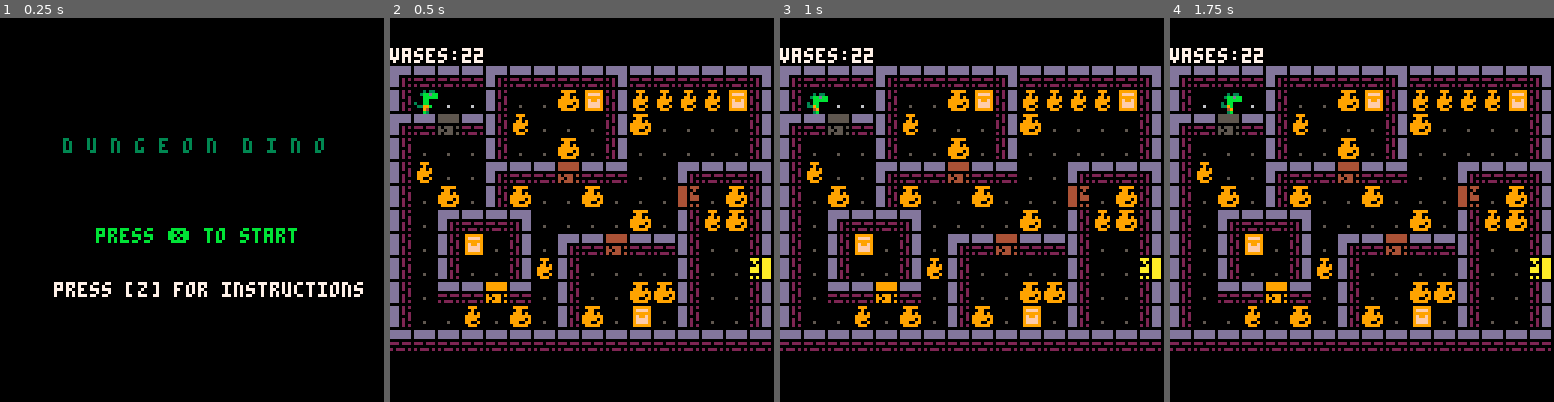
Above: before the commit, frames 1-4 (left to right).
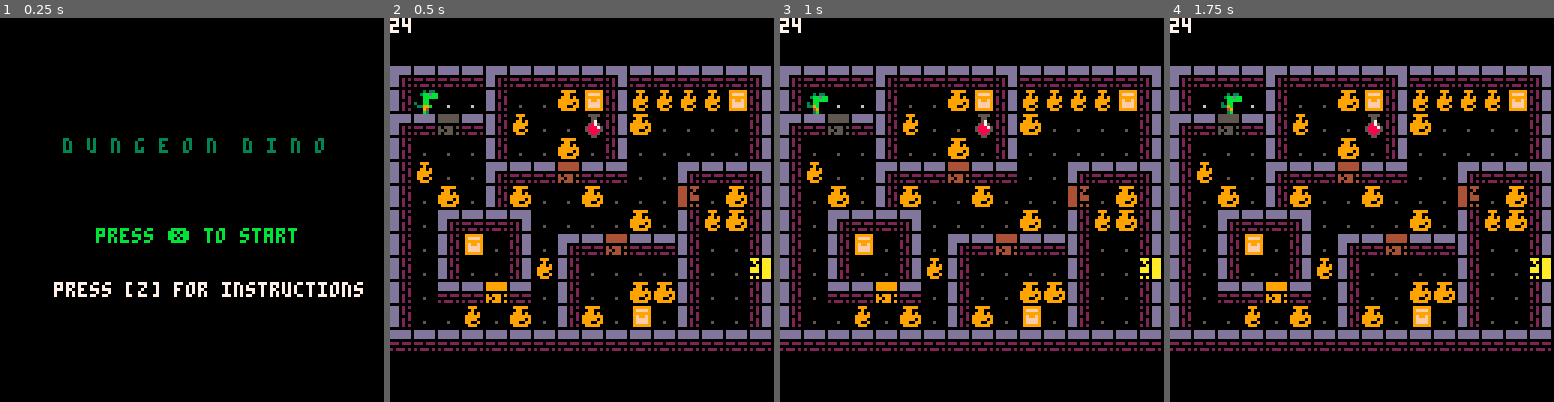
Above: after the commit, the same moments.

Repository: robotspacefish/dungeon_dino
Game: PICO-8 cartridge dungeon_dino.p8
Two runs of this game, one before a commit and one after it. Both use one fixed random seed, a clock stepped at 60 frames per second and the inputs below.
Inputs:
- Up to frame 1 (0.25 s): no input
- Up to frame 2 (0.5 s): tap X (X key) at 0.33 s
- Up to frame 3 (1 s): tap O (Z key) at 0.7 s
- Up to frame 4 (1.75 s): tap X (X key) at 1.07 s; hold Right from 1.6 s (still down); tap O (Z key) at 1.7 s

Frame 1 is identical in both runs. In frame 2, 0.8% of the frame differs, in the area x 0-56%, y 0-32%; in frame 3, 0.8%; in frame 4, 0.8%.

Commit message:
heal potion placed randomly and player can interact with it

Diff:
--- a/dungeon_dino.p8
+++ b/dungeon_dino.p8
@@ -123,19 +123,21 @@
 
 function handle_item_collision(obj)
 				if obj.name=="vase" then
-					--todo
-				del(game_objects, obj)
+					--todo vase smash sfx for different size vases
 				current_room.vases_left-=1
-				mset(obj.x,obj.y,sm_vase_spr[4])
+				mset(obj.x,obj.y,sm_vase_spr[4]) --todo lg & sm
 			end
 
 			if obj.name=="heal" then
-				--todo
+				player:heal()
+				mset(obj.x,obj.y,floor_spr[1])
 			end
 
 			if obj.name=="bomb" then
 				--todo
 			end
+
+		del(game_objects, obj)
 end
 --
 -- function handle_item_collision(next_x,next_y,next_tile)
@@ -335,7 +337,7 @@
 		start_x=sx,
 		start_y=sy,
 		number=n,
-		max_health=mh,
+		max_heal=mh,
 		max_bombs=mb,
 		chests=ch,
 		locked_doors=lds
@@ -422,7 +424,12 @@
 			for i=0,5 do --btn 0=l,1=r,2=u,3=d,4=c,5=x
 				if (btnp(i) and i<=3) then
 					nx,ny=self.x+dir_x[i+1],self.y+dir_y[i+1]
+
+					obstacle_counter+=1
+					if (obstacle_counter>=2) sfx(6) --todo fix: going off when not facing obstacle
+
 					can_walk=has_flag(mget(nx,ny),0)
+
 					if dir_x[i+1]<0 then self.flip=true else self.flip=false end
 					self.direction=i --player is facing l=0,r=1,u=2,d=3
 				end
@@ -430,45 +437,12 @@
 				if (btnp(i) and i==5) self:action()
 
 				if can_walk then
+					sfx(0)
+					obstacle_counter=0
 					self.x=nx
 					self.y=ny
 				end
-
-					-- --todo refactor
-					-- local dx,dy=0,0
-					-- if self.direction==0 then
-					-- 	dx=-1 dy=0
-					-- elseif self.direction==1 then
-					-- 	dx=1 dy=0
-					-- elseif self.direction==2 then
-					-- 	dx=0 dy=-1
-					-- elseif self.direction==3 then
-					-- 	dx=0 dy=1
-					-- end
-					-- local next_x,next_y=self.x+dx,self.y+dy
-					-- local next_tile=mget(next_x,next_y)
-				--todo
 			end --for loop
-		-- next_x=self.x+dx
-		-- next_y=self.x+dy
-		--check collisions
-		-- local nt=mget(self.x+dx,self.y+dy)
-
-		-- local next_tile=mget(next_x,next_y)
-		-- if has_flag(nt,0) then --walk
-			-- sfx(0)x
-			-- self.x+=dx
-			-- self.y+=dy
-		-- 	-- obstacle_counter=0
-		-- else
-		-- 	-- obstacle_counter+=1
-		-- 	-- if (obstacle_counter>=2) sfx(6)
-		-- 	local item=is_item_collision(self.x+dx,self.y+dy)
-		-- 	-- if (item ~=nil)	handle_item_collision(item)
-		-- 	if (item ~=nil) and action_btn	then
-		-- 		mset(obj.x,obj.y,sm_vase_spr[4])
-		-- 	end
-		-- end
 
 			if current_room.gems_collected>0 and current_room.gems_collected==current_room.min_gems_needed then self.master_key=1 end
 		end--update
@@ -483,6 +457,14 @@
 
 function create_bomb(x,y)
 	return create_game_object("bomb",x,y)
+end
+
+function create_heal(x,y)
+	return create_game_object("heal",x,y,{
+		draw=function(self)
+			spr(heal_spr,self.x*8,self.y*8)
+		end
+	})
 end
 --====== setup room ==============
 function setup_room(room)
@@ -526,8 +508,16 @@
 	end
 end
 
+--todo refactor: combine with setup_vases
 function setup_room_items(c_room)
-
+		local heals=flr(rnd(current_room.max_heal))
+		local h
+		for h=0,heals do
+			local i=flr(rnd(#c_room.empty_tiles))
+			create_heal(c_room.empty_tiles[i].x,c_room.empty_tiles[i].y)
+			del(c_room.empty_tiles,i)
+			mset(c_room.empty_tiles[i].x,c_room.empty_tiles[i].y,0) --set transparent sprite on tile
+		end
 end
 
 
@@ -558,7 +548,7 @@
 
 function place_room_items()
 	local b=current_room.max_bombs --# of bombs hidden in each room
-	local h=current_room.max_health --# of health hidden
+	local h=current_room.max_heal --# of health hidden
 	local v
 	for v in all(vases) do
 		local random=flr(rnd(4))
@@ -703,9 +693,9 @@
 	-- 		print(obj.x..","..obj.y,20,10,8)
 	-- 	end
 	-- end
-
+		print(#game_objects,0,0,7)
 	-- print("empty tiles:"..#current_room.empty_tiles,0,0,7)
-	print("vases:"..current_room.vases_left,0,10,7)
+	-- print("vases:"..current_room.vases_left,0,10,7)
 	-- print("px:"..player.x..",py:"..player.y,70,0,7)
 	-- print("current room:"..current_room.number,35,10,7)
 	-- local x,y=0,0
